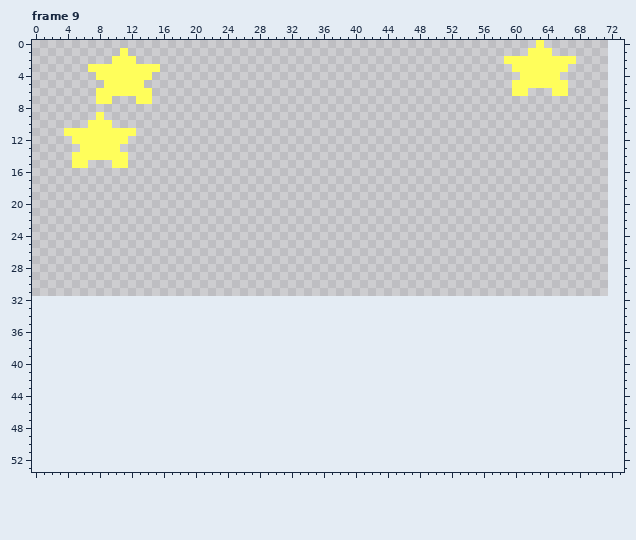
Edited in one commit: pixel-art file (AsepriteFiles/UI/New_Record_VFX.aseprite). The picture above was drawn from the file before the commit.
72x32 pixels, 18 frames. Shown: frame 9. The old version is drawn lined up with the new one, on the new canvas. The commit also changed other frames, which this record leaves out.
The same view after the edit:
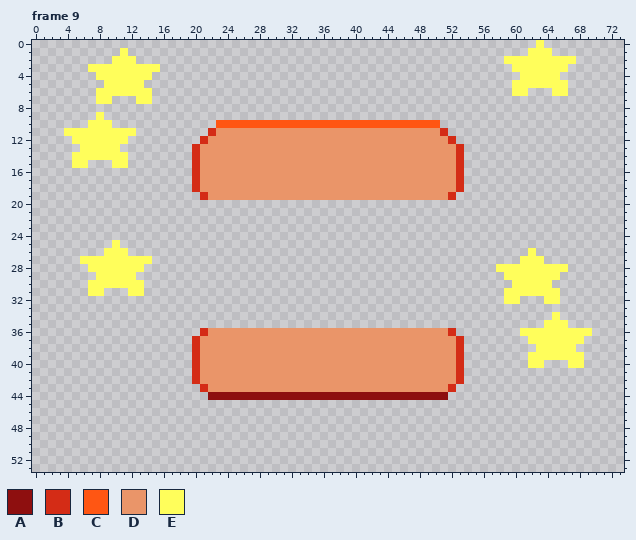
Palette (. is transparent): A #8e0f0f  B #d42c16  C #ff5613  D #ea9569  E #fffe5b
The exact change:
canvas 72x32 -> 74x54
Changed rows in their new state; - is an unchanged pixel.
Frame 9:
first column x 20:
10 ---CCCCCCCCCCCCCCCCCCCCCCCCCCCC---
11 --BDDDDDDDDDDDDDDDDDDDDDDDDDDDDB--
12 -BDDDDDDDDDDDDDDDDDDDDDDDDDDDDDDB-
13 BDDDDDDDDDDDDDDDDDDDDDDDDDDDDDDDDB
14 BDDDDDDDDDDDDDDDDDDDDDDDDDDDDDDDDB
15 BDDDDDDDDDDDDDDDDDDDDDDDDDDDDDDDDB
16 BDDDDDDDDDDDDDDDDDDDDDDDDDDDDDDDDB
17 BDDDDDDDDDDDDDDDDDDDDDDDDDDDDDDDDB
18 BDDDDDDDDDDDDDDDDDDDDDDDDDDDDDDDDB
19 -BDDDDDDDDDDDDDDDDDDDDDDDDDDDDDDB-
first column x 6:
25 ----E-----------------------------------------------------------
26 ---EEE--------------------------------------------------E-------
27 EEEEEEEEE----------------------------------------------EEE------
28 -EEEEEEE--------------------------------------------EEEEEEEEE---
29 --EEEEE----------------------------------------------EEEEEEE----
30 -EEEEEEE----------------------------------------------EEEEE-----
31 -EE---EE---------------------------------------------EEEEEEE----
32 -----------------------------------------------------EE---EE----
34 -----------------------------------------------------------E----
35 ----------------------------------------------------------EEE---
36 ---------------BDDDDDDDDDDDDDDDDDDDDDDDDDDDDDDB--------EEEEEEEEE
37 --------------BDDDDDDDDDDDDDDDDDDDDDDDDDDDDDDDDB--------EEEEEEE-
38 --------------BDDDDDDDDDDDDDDDDDDDDDDDDDDDDDDDDB---------EEEEE--
39 --------------BDDDDDDDDDDDDDDDDDDDDDDDDDDDDDDDDB--------EEEEEEE-
40 --------------BDDDDDDDDDDDDDDDDDDDDDDDDDDDDDDDDB--------EE---EE-
41 --------------BDDDDDDDDDDDDDDDDDDDDDDDDDDDDDDDDB----------------
42 --------------BDDDDDDDDDDDDDDDDDDDDDDDDDDDDDDDDB----------------
43 ---------------BDDDDDDDDDDDDDDDDDDDDDDDDDDDDDDB-----------------
44 ----------------AAAAAAAAAAAAAAAAAAAAAAAAAAAAAA------------------
Boxes around the changes in both pictures, in picture pixels (x1, y1, x2, y2):
added: (192, 120, 464, 200)
added: (80, 240, 152, 296)
added: (496, 248, 592, 368)
added: (192, 328, 464, 400)
